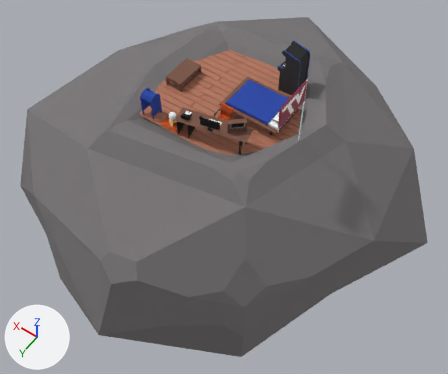
Two versions of the glTF model public/models/spaceRoom.glb, one commit apart.
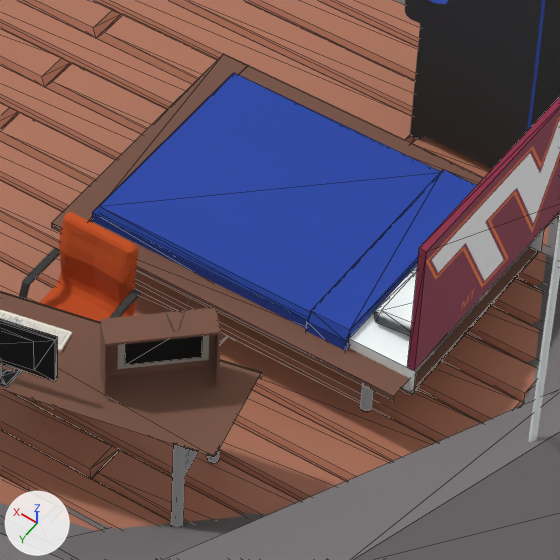
Old and new are each drawn whole from a 50 mm camera at (-38.0, 50.9, 59.7) aimed at (-3.2, 2.2, -16.9) and again close up on the part from 47% to 68% of the width and 18% to 43% of the height. Lighting does not change. The marker at lower left points along +X, +Y and +Z. The close-ups show mesh edges as thin lines. Where no turn or scale is listed for an object, it has been applied to the vertices. Vertices at the same position are counted once.

In view in the first close-up: 'Asteroid_Icosphere', 'Computer', 'arcade_machine', 'bedDouble', 'bedframe', 'chair', 'cover', 'desk', 'floor', 'retro_tv', 'retro_tv_screen', 'vt_flag'.
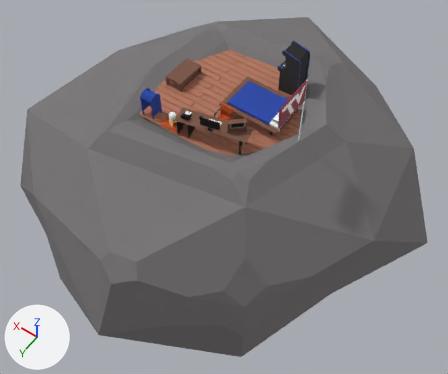
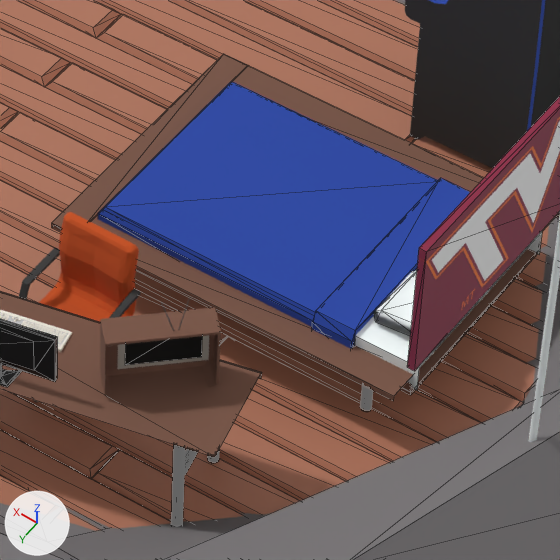
What differs and where, as boxes [x1, y1, x2, y2] in the close-ups (560 x 560 px):
'cover', moved, rescaled: before [92, 73, 477, 350]; after [98, 82, 470, 349]
'bedDouble', moved, rescaled: before [348, 230, 544, 394]; after [355, 231, 542, 390]
part 1 of me_cube_005, added: after [402, 382, 412, 392]

The edits, one by one:
me_cube_005 has 229 vertices, 224 faces and spans x -4.1..4.69, y -0.45..6.15, z -1.61..0.08.
me_cube_005 is used by ob_bedframe; location (-8.27, -2.27, 2.47).
Verts and faces of me_cube_005; kept vertices keep their numbers, new ones are numbered from 229.
Before the commit, vertices of me_cube_005: 30 (4.05, 0.43, -0.3), 32 (4.05, 5.53, -0.3), 34 (-4.1, 0.43, -0.3) at pixel (538, 250), 36 (-4.1, 5.53, -0.3) at pixel (410, 392).
Part 1, on me_cube_005:
New vertex 229 is at (4.05, 0.43, -0.07).
New vertex 230 is at (4.05, 5.53, -0.07).
New vertex 231 is at (4.05, 5.53, -0.06).
New vertex 232 is at (-4.1, 5.53, -0.06), pixel (411, 384).
New vertex 233 is at (4.05, 0.43, -0.09).
New vertex 234 is at (-4.1, 0.43, -0.09).
New vertex 235 is at (4.05, 0.43, 0.06), pixel (225, 87).
New vertex 236 is at (4.05, 5.53, 0.06), pixel (92, 219).
New faces: (32, 230, 229), (30, 32, 229), (36, 232, 231), (32, 36, 231), (30, 233, 234), (30, 234, 34) (mat_mat20 (brown #795545)).
New faces: (229, 230, 236), (229, 236, 235) (mat_mat20 (brown #795545)).
Object 'bedDouble' (ob_beddouble) moves from (-4.2, -1.98, 1.3) to (-4.2, -1.91, 1.3).
Object 'bedDouble' (ob_beddouble) is rescaled from (5.66, 8.04, 6.78) to (5.44, 8.04, 6.78).
Object 'cover' (ob_cover) moves from (-4.19, -2.09, 1.28) to (-4.26, -1.87, 1.06).
Object 'cover' (ob_cover) is rescaled from (5.72, 8.04, 6.78) to (5.37, 8.04, 7.45).
